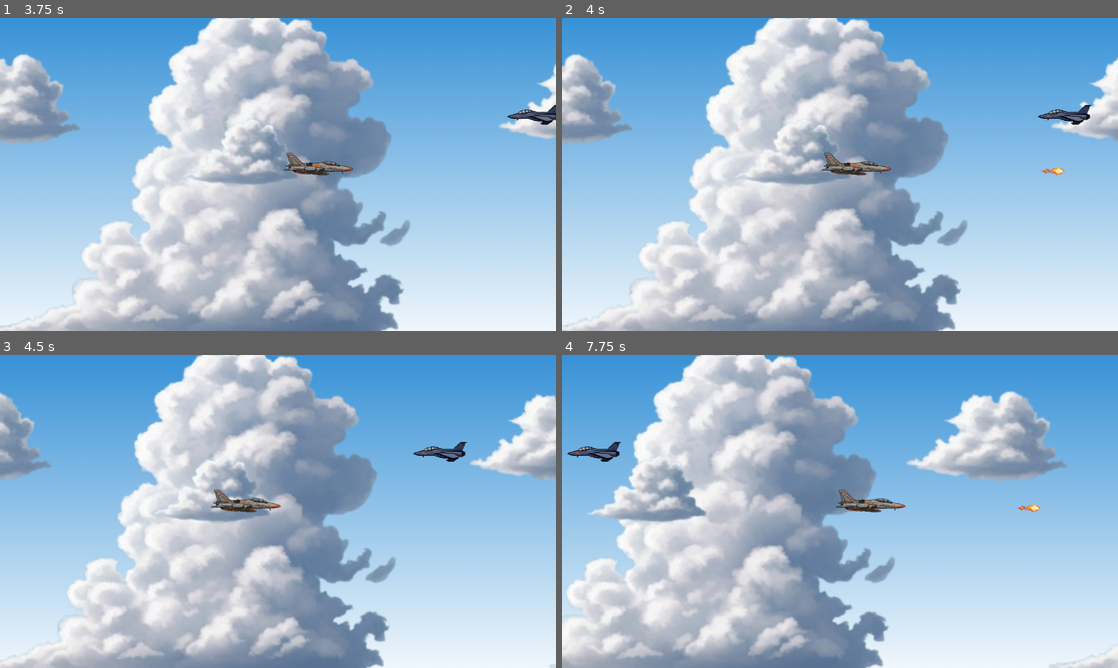
Above: before the commit, frames 1-4 (two rows, left to right).
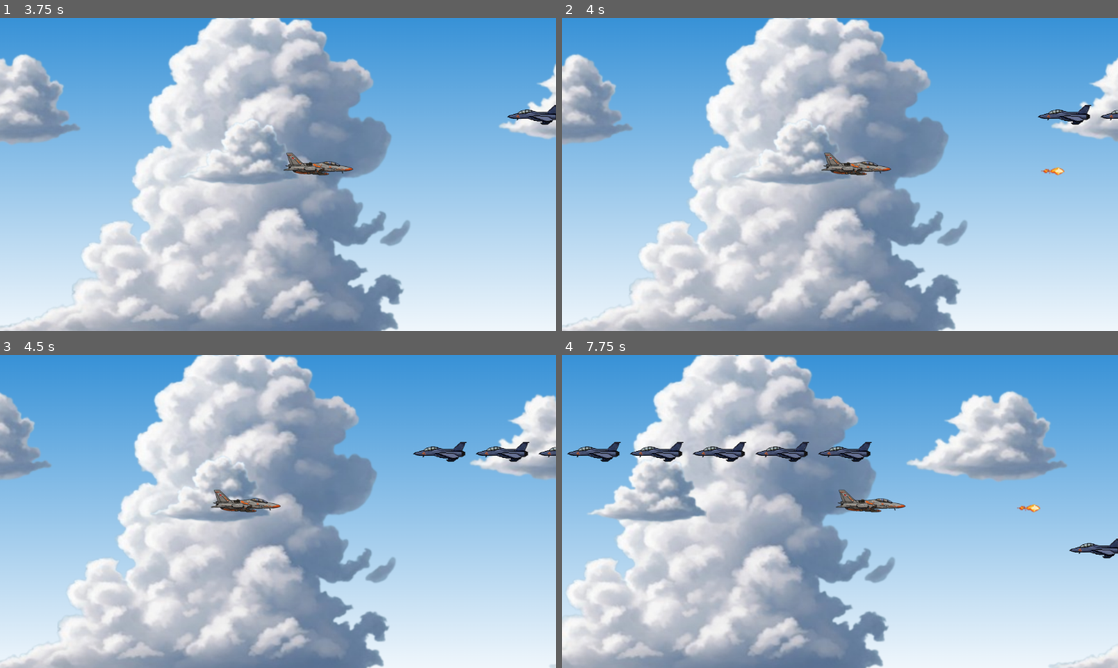
Above: after the commit, the same moments.

Repository: ryowu/intelligent-machine
Game: Godot game, scene res://scene/stage_1.tscn
Same seed, same stepped clock (60 frames per second), same inputs: the game is played once before the commit and once after it.
Inputs:
- Up to frame 1 (3.75 s): tap Enter (ui_accept) at 0.5, 0.77, 1.52, 3.02 s; hold Right (ui_right) 0.53-1.28 s; hold Down (ui_down) 1.28-2.03 s; hold Right (ui_right) 2.03-2.78 s; hold Up (ui_up) 2.78-3.53 s; hold Left (ui_left) from 3.53 s (still down)
- Up to frame 2 (4 s): keep holding Left (ui_left); tap Enter (ui_accept) at 3.77 s
- Up to frame 3 (4.5 s): keep holding Left (ui_left)
- Up to frame 4 (7.75 s): tap Enter (ui_accept) at 4.52, 6.02, 6.77, 7.52 s; release Left (ui_left) at 5.03 s; hold Down (ui_down) 5.03-5.78 s; hold Right (ui_right) 5.78-6.53 s; hold Up (ui_up) 6.53-7.28 s; hold Right (ui_right) from 7.28 s (still down)

Frame 1 is identical in both runs. In frame 2, less than 0.1% of the frame differs, in the area x 96-100%, y 29-33%; in frame 3, 0.4%; in frame 4, 1.5%, in the area x 12-100%, y 27-66%.

Commit message:
Add small enemy fireball and let support enemy shoot

Diff:
--- /dev/null
+++ b/scene/planes/enemy_fireball_sm.tscn
@@ -0,0 +1,19 @@
+[gd_scene load_steps=4 format=3 uid="uid://bwrcbhjrmw6u6"]
+
+[ext_resource type="Script" path="res://scripts/planes/enemy_fireball_sm.gd" id="1_cwlnc"]
+[ext_resource type="Texture2D" uid="uid://b02d3gsrtjjdt" path="res://assets/img/planes/fireball_enemy/fireball_sm.png" id="1_dwi1n"]
+
+[sub_resource type="CircleShape2D" id="CircleShape2D_uojl8"]
+radius = 9.0
+
+[node name="enemy_fireball_sm" type="Area2D"]
+collision_layer = 8
+script = ExtResource("1_cwlnc")
+
+[node name="Sprite2D" type="Sprite2D" parent="."]
+texture = ExtResource("1_dwi1n")
+
+[node name="CollisionShape2D" type="CollisionShape2D" parent="."]
+shape = SubResource("CircleShape2D_uojl8")
+
+[connection signal="area_entered" from="." to="." method="_on_area_entered"]
--- a/scene/planes/enemy_support.tscn
+++ b/scene/planes/enemy_support.tscn
@@ -1,15 +1,17 @@
-[gd_scene load_steps=5 format=3 uid="uid://dvu1org8o1th5"]
+[gd_scene load_steps=6 format=3 uid="uid://dvu1org8o1th5"]
 
 [ext_resource type="PackedScene" uid="uid://bmxa75rbv52mk" path="res://scene/planes/base_enemy.tscn" id="1_tpb5f"]
 [ext_resource type="Script" path="res://scripts/planes/enemy_support.gd" id="2_2kd3a"]
 [ext_resource type="Texture2D" uid="uid://bxx0w0itbp384" path="res://assets/img/planes/enemy_support.png" id="2_3o2o4"]
 [ext_resource type="PackedScene" uid="uid://d3um0f21y2d7u" path="res://scene/items/power.tscn" id="3_hqiox"]
+[ext_resource type="PackedScene" uid="uid://bwrcbhjrmw6u6" path="res://scene/planes/enemy_fireball_sm.tscn" id="4_6j172"]
 
 [node name="enemy_support" instance=ExtResource("1_tpb5f")]
 script = ExtResource("2_2kd3a")
 stop_position_x = 1000
 stop_duration = 3.0
 power_item_scene = ExtResource("3_hqiox")
+fireball_scene = ExtResource("4_6j172")
 hp = 18
 
 [node name="enemy_body" parent="." index="0"]
--- /dev/null
+++ b/scripts/planes/enemy_fireball_sm.gd
@@ -0,0 +1,16 @@
+extends Area2D
+
+@export var speed = 300  # Speed of the fireball
+var direction = Vector2.LEFT  # Default direction (left)
+
+func _physics_process(delta):
+	position += direction.normalized() * speed * delta  # Move in the set direction
+
+	# Remove fireball if it's far offscreen
+	if position.x < -100 or position.x > get_viewport_rect().size.x + 100:
+		queue_free()
+
+func _on_area_entered(area: Area2D):
+	if area.is_in_group("player"):  # Check if it hits the player
+		area.die()  # Call player's death function
+		queue_free()  # Remove fireball
--- a/scripts/planes/enemy_support.gd
+++ b/scripts/planes/enemy_support.gd
@@ -3,9 +3,22 @@
 @export var stop_position_x = 1000  # X position where the enemy stops
 @export var stop_duration = 3.0  # Time to stop in seconds
 @export var power_item_scene = preload("res://scene/items/power.tscn")
+@export var fireball_scene = preload("res://scene/planes/enemy_fireball_sm.tscn")  # Fireball scene
 
 var stopped = false
 var has_stopped = false
+var fireball_timer: Timer  # Timer node for continuous fireballs
+var fireball_directions = [45, 0, -45, 0, 45, 0]  # Firing pattern
+var fireball_index = 0  # Tracks the current fireball direction
+
+func _ready():
+	# Create and configure the timer
+	fireball_timer = Timer.new()
+	fireball_timer.wait_time = 1  # Fire every 1 second
+	fireball_timer.autostart = false  # Do not start immediately
+	fireball_timer.one_shot = false  # Repeat forever
+	fireball_timer.timeout.connect(_spawn_fireball)
+	add_child(fireball_timer)  # Attach timer to the enemy
 
 func _physics_process(delta):
 	if dying: return
@@ -13,6 +26,7 @@
 		return  # Stop moving for the delay
 
 	if position.x <= stop_position_x and not stopped and not has_stopped:
+		start_firing()
 		stopped = true
 		has_stopped = true
 		await get_tree().create_timer(stop_duration).timeout  # Wait for stop duration
@@ -24,9 +38,27 @@
 	if position.x < -300 or position.x < -get_viewport().size.x:
 		queue_free()
 
+# Starts firing fireballs every second
+func start_firing():
+	_spawn_fireball()
+	fireball_timer.start()  # Start the timer
+
+func _spawn_fireball():
+	if dying: return  # Stop firing when dying
+
+	var fireball = fireball_scene.instantiate()
+	fireball.position = position + Vector2(-100, 0)
+	get_parent().add_child(fireball)
+
+	# Get the direction from the current angle
+	var angle = fireball_directions[fireball_index]
+	fireball.direction = Vector2.LEFT.rotated(deg_to_rad(angle))  # Fire to the left
+	fireball_index = (fireball_index + 1) % fireball_directions.size()  # Cycle through angles
+
 # Override play_explosion to add transparency effect before explosion
 func play_explosion():
 	dying = true
+	fireball_timer.stop()  # Stop firing when dying
 
 	# Fade to 80% transparency over 2 seconds
 	var tween = get_tree().create_tween()
--- a/scripts/planes/player_orange.gd
+++ b/scripts/planes/player_orange.gd
@@ -74,3 +74,6 @@
 	# Cap the power level at 4
 	if power_level > 4:
 		power_level = 4
+
+func die():
+	pass
--- a/scripts/sys/spawner.gd
+++ b/scripts/sys/spawner.gd
@@ -8,17 +8,36 @@
 
 # Define the spawn schedule (Time in seconds, Enemy Type, Position)
 var spawn_schedule = [
+	# First wave (1300, 200) at 3s, 3.5s, 4s, 4.5s, 5s
 	{ "time": 3, "type": "normal", "position": Vector2(1300, 200) },
-	{ "time": 3, "type": "normal", "position": Vector2(1300, 400) },
-	{ "time": 10, "type": "support", "position": Vector2(1300, 300) },
-	{ "time": 15, "type": "normal", "position": Vector2(1300, 100) },
-	{ "time": 15, "type": "normal", "position": Vector2(1300, 500) },
+	{ "time": 3.5, "type": "normal", "position": Vector2(1300, 200) },
+	{ "time": 4, "type": "normal", "position": Vector2(1300, 200) },
+	{ "time": 4.5, "type": "normal", "position": Vector2(1300, 200) },
+	{ "time": 5, "type": "normal", "position": Vector2(1300, 200) },
+
+	# Second wave (1300, 400) at 6.5s, 7s, 7.5s, 8s, 8.5s
+	{ "time": 6.5, "type": "normal", "position": Vector2(1300, 400) },
+	{ "time": 7, "type": "normal", "position": Vector2(1300, 400) },
+	{ "time": 7.5, "type": "normal", "position": Vector2(1300, 400) },
+	{ "time": 8, "type": "normal", "position": Vector2(1300, 400) },
+	{ "time": 8.5, "type": "normal", "position": Vector2(1300, 400) },
+
+	# Third wave (1300, 600) at 10s, 10.5s, 11s, 11.5s, 12s
+	{ "time": 10, "type": "normal", "position": Vector2(1300, 600) },
+	{ "time": 10.5, "type": "normal", "position": Vector2(1300, 600) },
+	{ "time": 11, "type": "normal", "position": Vector2(1300, 600) },
+	{ "time": 11.5, "type": "normal", "position": Vector2(1300, 600) },
+	{ "time": 12, "type": "normal", "position": Vector2(1300, 600) },
+
+	# Support enemy spawn at (1300, 400) at 13.5s
+	{ "time": 13.5, "type": "support", "position": Vector2(1300, 400) }
 ]
+
 
 func _ready():
 	start_time = Time.get_ticks_msec() / 1000.0  # Get the start time in seconds
 
-func _process(delta):
+func _process(_delta):
 	var elapsed_time = Time.get_ticks_msec() / 1000.0 - start_time  # Time elapsed since start
 
 	# Process all spawn events in order
Binary file added: assets/img/planes/fireball_enemy/fireball_sm.png
Not shown, added: assets/img/planes/fireball_enemy/fireball_sm.png.import
